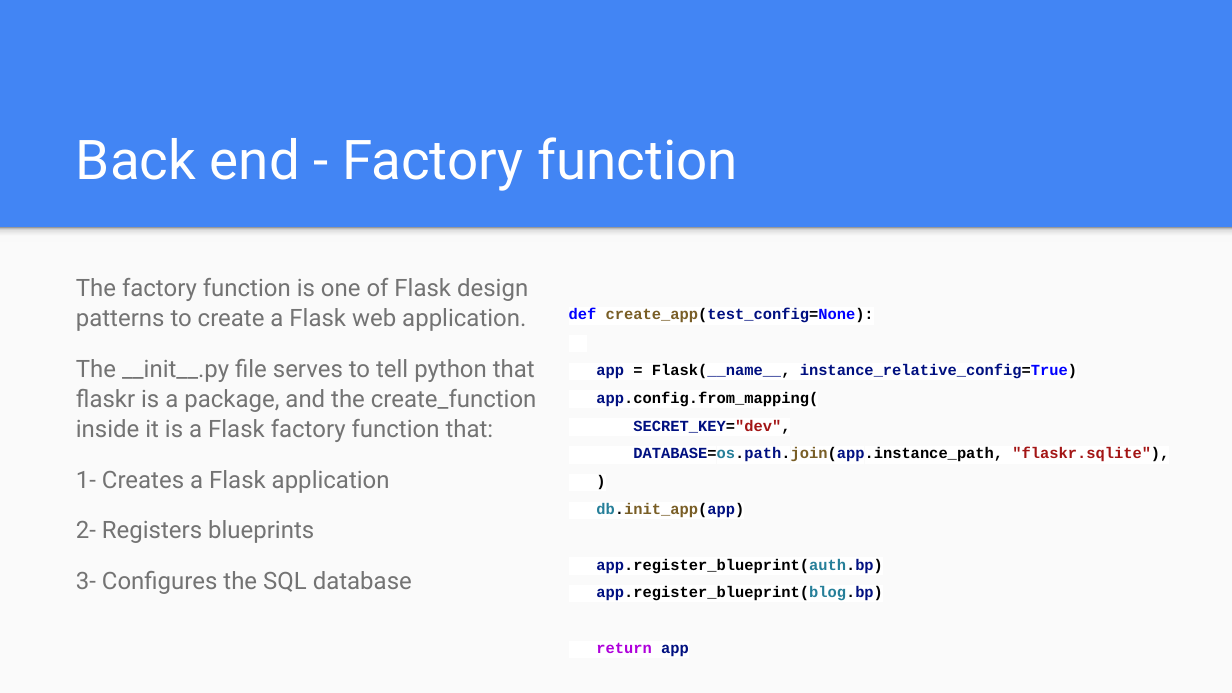
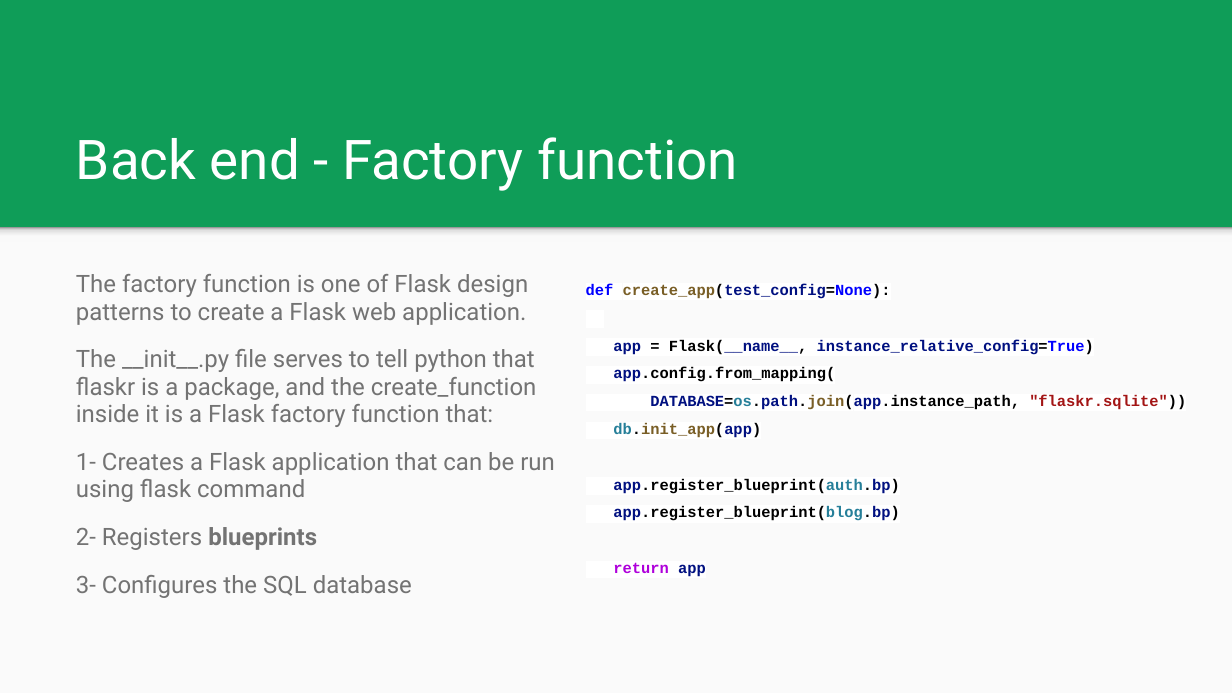
Before and after one commit to gadm21/Flask-Blog-application, a slide deck: slide 8 of Lab Flask blog web application.pptx (slide 6 before the commit). Drawn at 1232x693 pixels with LibreOffice and Linux fonts; fonts in the diff are those of the drawing. Boxes give left, top, right and bottom in pixels: in the first picture for what was removed or moved away, otherwise in the second. Text is boxed around its words. In the diff, an @@ line names an element or a change of style, - is before the commit and + after.

```diff
--- a/Lab Flask blog web application.pptx
+++ b/Lab Flask blog web application.pptx
@@ background #4285F4 to #0F9D58 @@
@@ text "def create_app(test_config=None):": place and size @@
-text "def create_app(test_config=None):" at [569,308,1169,657]
+text "def create_app(test_config=None):" at [586,284,1186,577]
@@ text at [76,274,537,598]: bold on in "blueprints"; line spacing 1.05 to 0.95 @@
@@ text at [650,395,1186,410]: text changed; text colour #001080 to #000000 @@
-SECRET_KEY="dev",
-DATABASE=os.path.join(app.instance_path, "flaskr.sqlite"),
-)
+DATABASE=os.path.join(app.instance_path, "flaskr.sqlite"))
@@ text at [76,452,555,502]: text changed @@
-1- Creates a Flask application
+1- Creates a Flask application that can be run using flask command
```
Also in this commit, not shown: 6 other slides changed, 4 slides added, 1 slide removed.
